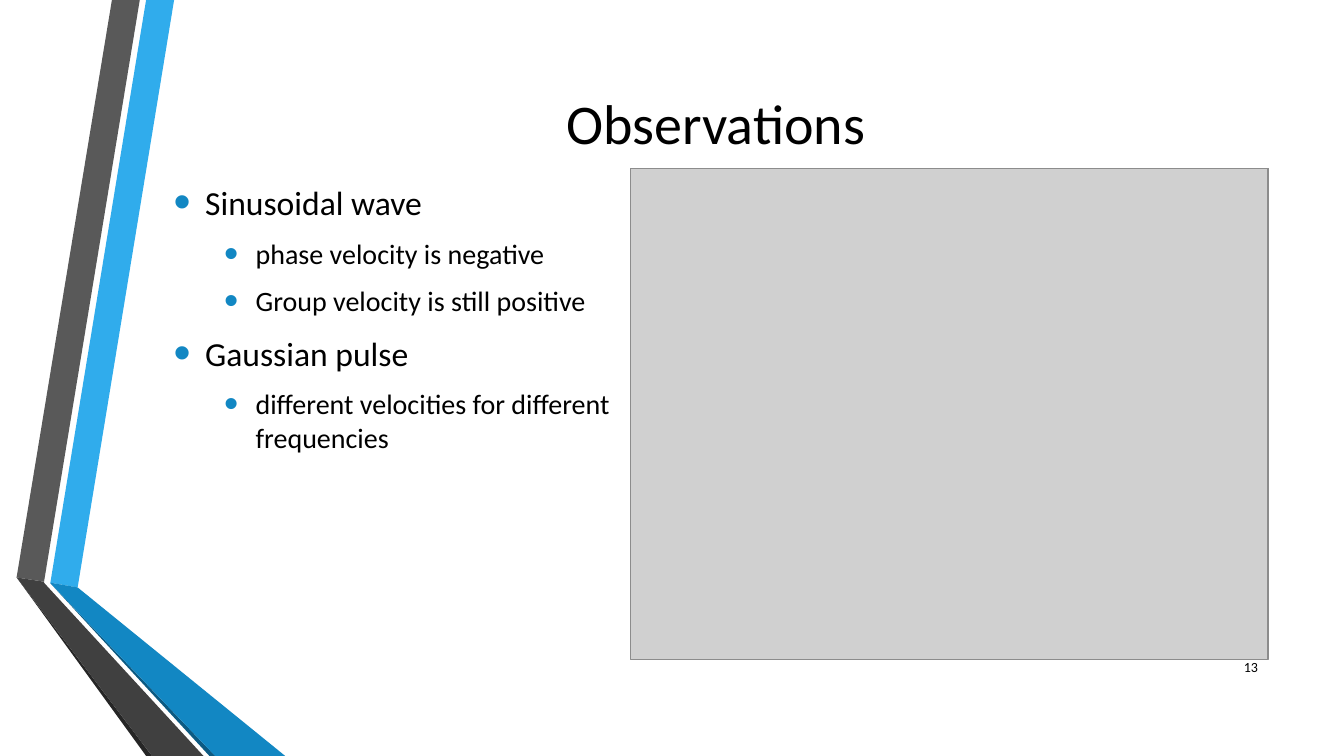
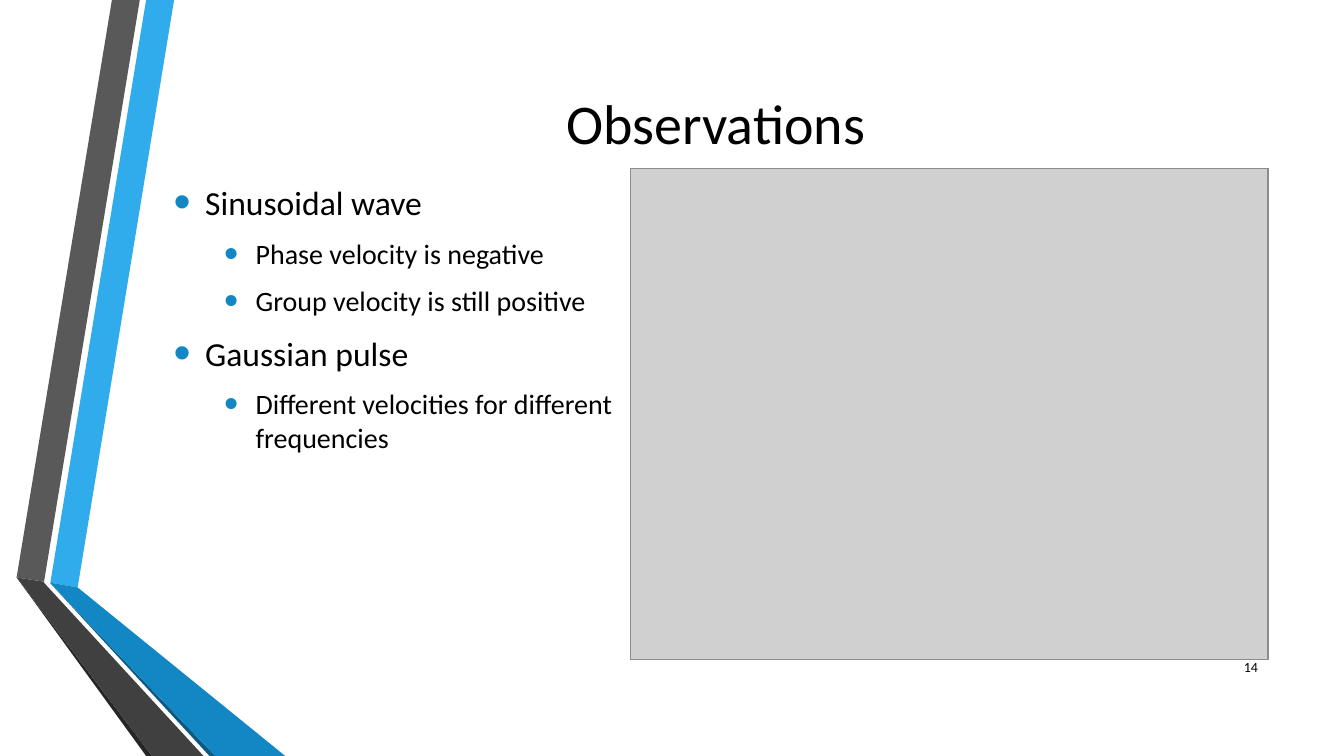
Before and after one commit to junaidnasir/gpu-em-nim, a slide deck: slide 14 of FYP_Defense_Presentation/FYP-2_presentation.pptx (slide 13 before the commit). Drawn at 1344x756 pixels with LibreOffice and Linux fonts; fonts in the diff are those of the drawing; grey boxes stand for pictures; background and template pictures are left out. Boxes give left, top, right and bottom in pixels: in the first picture for what was removed or moved away, otherwise in the second. Text is boxed around its words. In the diff, an @@ line names an element or a change of style, - is before the commit and + after.

```diff
--- a/FYP_Defense_Presentation/FYP-2_presentation.pptx
+++ b/FYP_Defense_Presentation/FYP-2_presentation.pptx
@@ text at [256, 244, 544, 269]: text changed @@
-  • phase velocity is negative
+  • Phase velocity is negative
@@ text at [256, 394, 612, 453]: text changed @@
-  • different velocities for different frequencies
+  • Different velocities for different frequencies
@@ page number at [1244, 663, 1258, 672]: text changed @@
-13
+14
```
Also in this commit, not shown: 11 other slides changed, 2 slides added.
